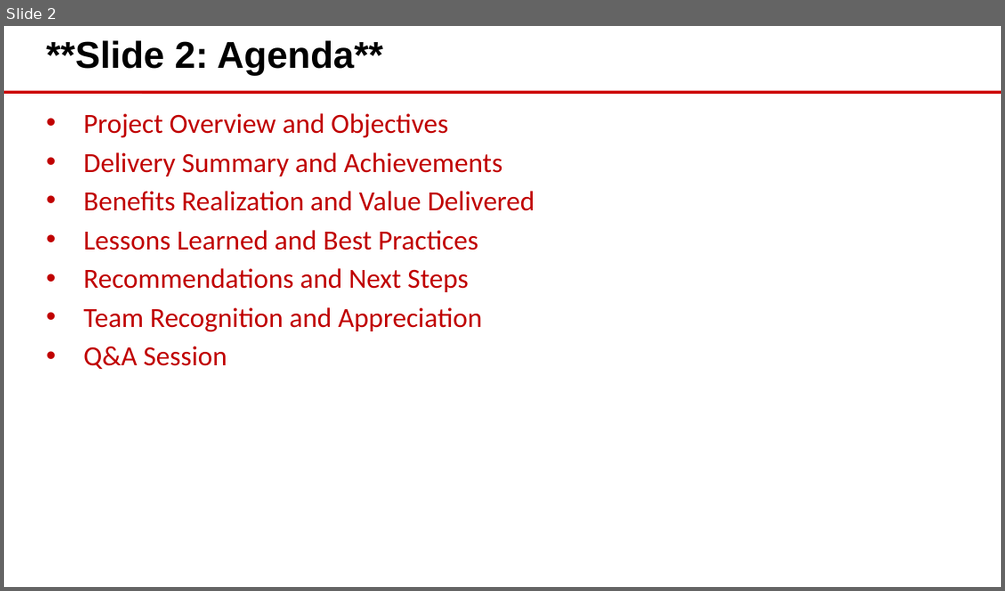
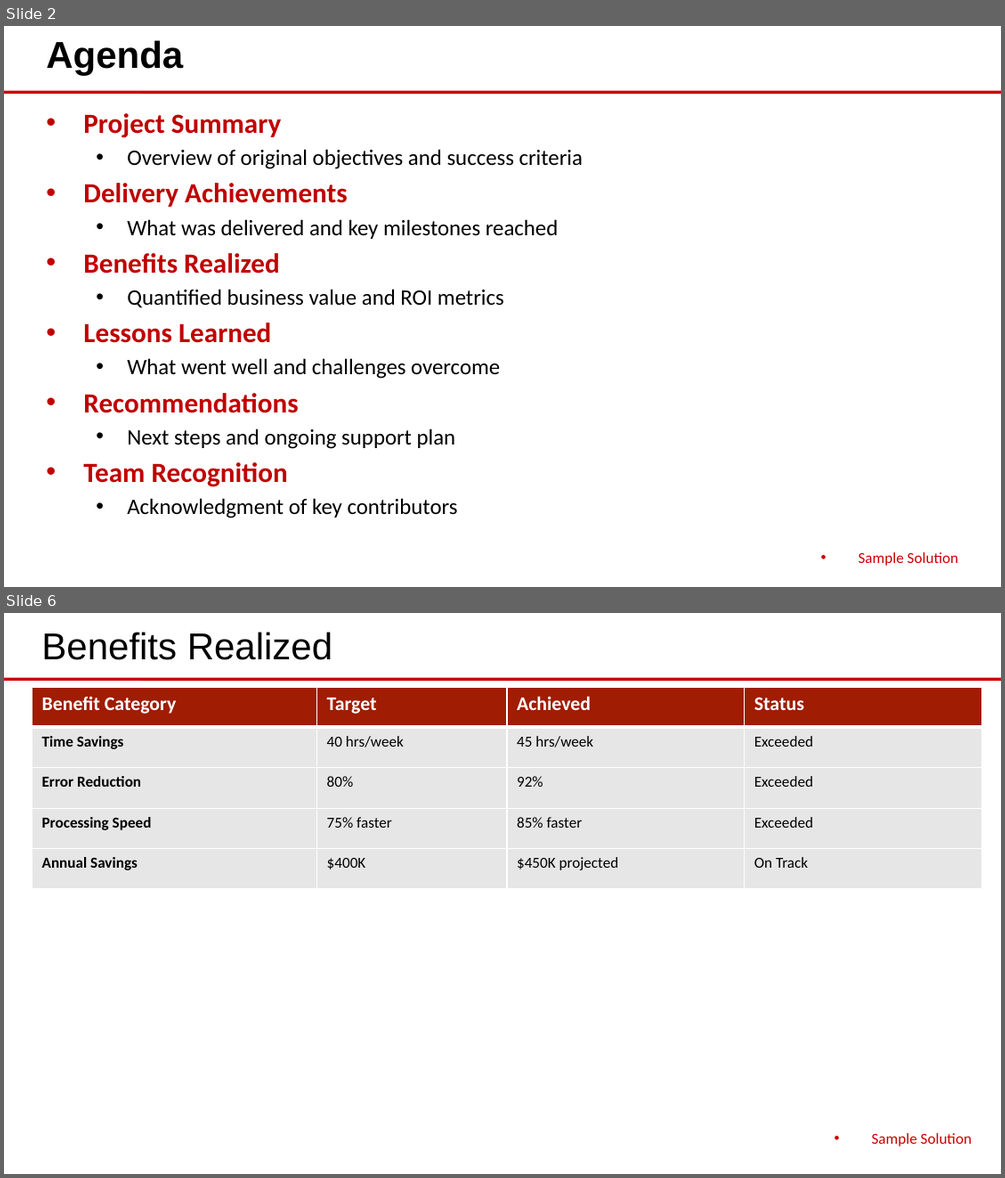
Before and after one commit to eoframework/solutions, a slide deck: solution-template/sample-provider/sample-category/sample-solution/delivery/closeout-presentation.pptx. Shown one above the other, each under a label of ours: slide 2 before the commit, slides 2 and 6 after it; the slides between them are not shown. The pictures are 1005x591 and 1005x1178 pixels, drawn with LibreOffice and Linux fonts; fonts in the diff are those of the drawing; background and template pictures are left out. Boxes give left, top, right and bottom in pixels: in the first picture for what was removed or moved away, otherwise in the second. Text is boxed around its words. In the diff, an @@ line names an element or a change of style, - is before the commit and + after.

Commit message:
Update solution-template with consolidated delivery structure
- Update detailed-design.md with universal 10-section structure
- Add contextual intro text to all sections before tables/bullets/diagrams
- Consolidate legacy files into project-plan.csv and implementation-guide.md:
  - roles.csv → RACI Matrix section in project-plan.csv
  - communication-plan.csv → Communications Plan section in project-plan.csv
  - training-plan.csv → Training Program section in implementation-guide.md
- Remove requirements.csv (belongs in presales SOW)
- Regenerate all Office files with updated converters
- Update delivery README with new structure reference

```diff
--- a/solution-template/sample-provider/sample-category/sample-solution/delivery/closeout-presentation.pptx
+++ b/solution-template/sample-provider/sample-category/sample-solution/delivery/closeout-presentation.pptx
@@ slide 6 added at (x1=4, y1=613, x2=1001, y2=1174), background #FFFFFF; not listed: 1 template element that a slide beside it also shows @@
@@ text added at (x1=41, y1=632, x2=332, y2=660), 27 pt, text #000000 @@
+Benefits Realized
@@ table added at (x1=32, y1=687, x2=982, y2=889), 5 rows, 4 columns @@
+Benefit Category | Target | Achieved | Status
+Time Savings | 40 hrs/week | 45 hrs/week | Exceeded
+Error Reduction | 80% | 92% | Exceeded
+Processing Speed | 75% faster | 85% faster | Exceeded
+Annual Savings | $400K | $450K projected | On Track
@@ text added at (x1=872, y1=1133, x2=971, y2=1146), 11 pt, text #CC0000 @@
+• Sample Solution
@@ slide 2 changed as well @@
@@ text at (x1=46, y1=40, x2=183, y2=76): text changed @@
-**Slide 2: Agenda**
+Agenda
@@ text at (x1=83, y1=113, x2=582, y2=518): text changed; size 20 to 16 pt; text colour #C00000 to #000000 @@
-• Project Overview and Objectives
-• Delivery Summary and Achievements
-• Benefits Realization and Value Delivered
-• Lessons Learned and Best Practices
-• Recommendations and Next Steps
-• Team Recognition and Appreciation
-• Q&A Session
+• Project Summary
+  • Overview of original objectives and success criteria
+• Delivery Achievements
+  • What was delivered and key milestones reached
+• Benefits Realized
+  • Quantified business value and ROI metrics
+• Lessons Learned
+  • What went well and challenges overcome
+• Recommendations
+  • Next steps and ongoing support plan
+• Team Recognition
+  • Acknowledgment of key contributors
@@ text added at (x1=858, y1=552, x2=958, y2=565), 11 pt, text #CC0000 @@
+• Sample Solution
```
Also in this commit, not shown: 1 other slide changed, 8 other slides added, 34 slides removed, 20 other files.
